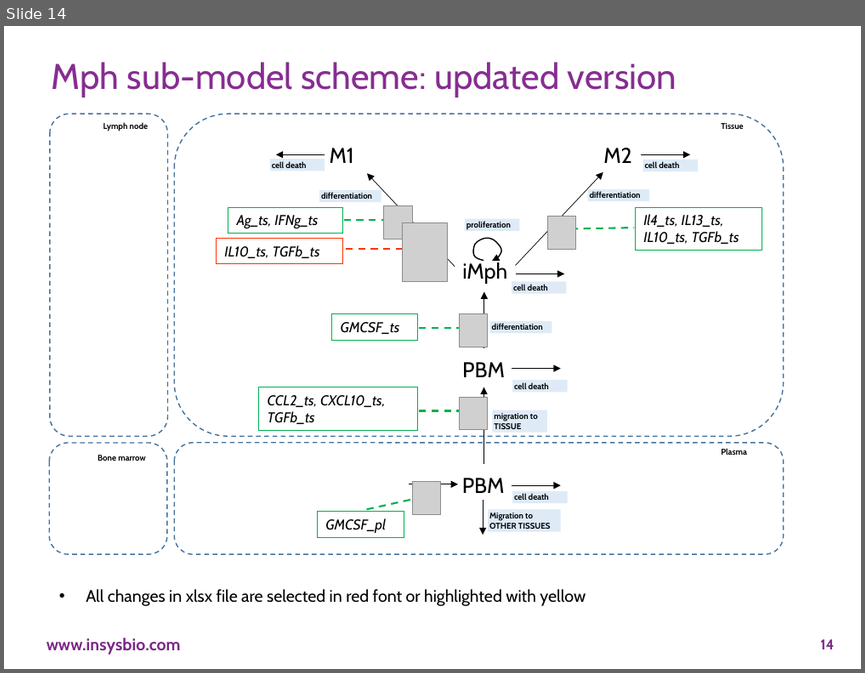
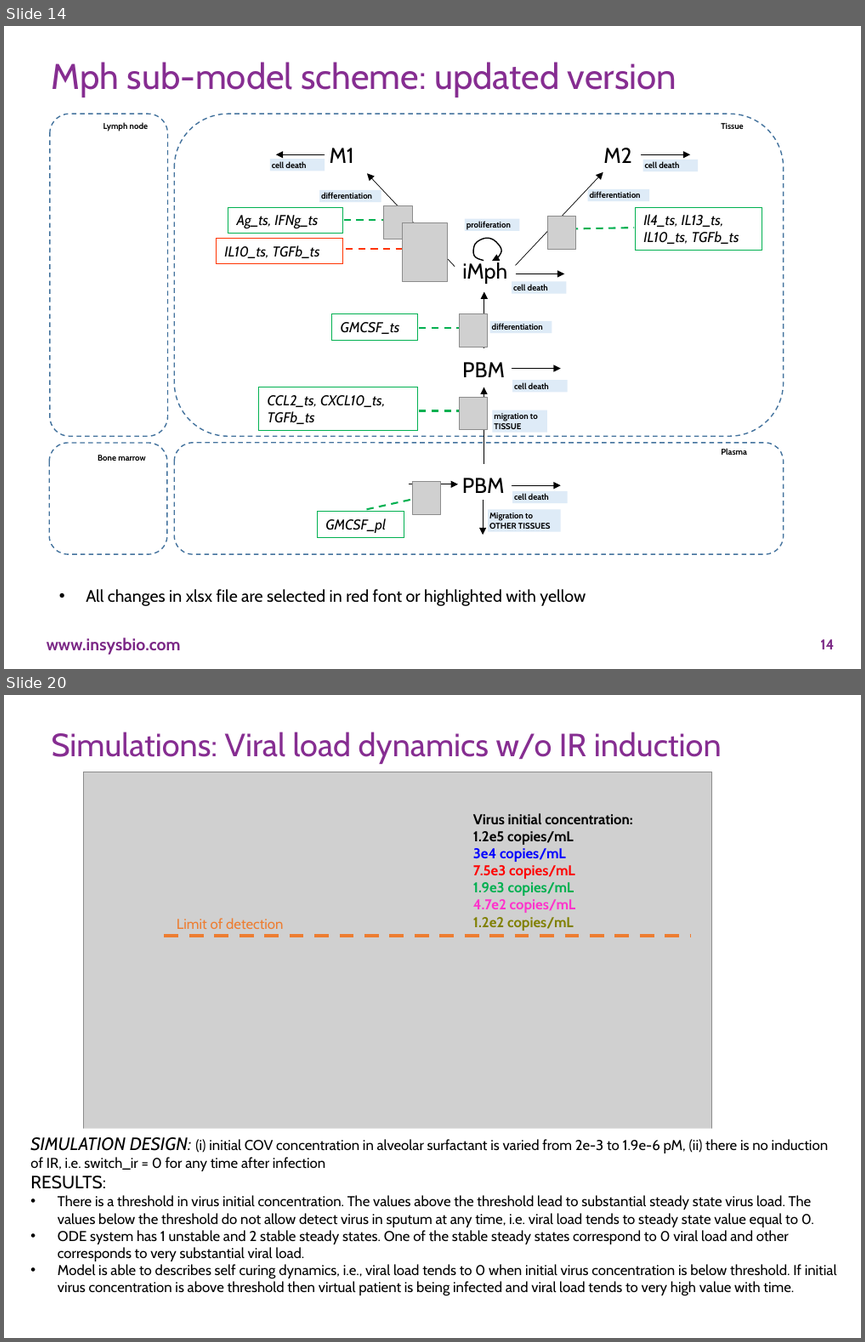
Before and after one commit to insysbio/covid19-qsp-model, a slide deck: docs/Calibration_validation_key_simulations.pptx. Shown one above the other, each under a label of ours: slide 14 before the commit, slides 14 and 20 after it; the slides between them are not shown. The pictures are 865x673 and 865x1342 pixels, drawn with LibreOffice and Linux fonts; fonts in the diff are those of the drawing; grey boxes stand for pictures; background and template pictures are left out. Boxes give left, top, right and bottom in pixels: in the first picture for what was removed or moved away, otherwise in the second. Text is boxed around its words. In the diff, an @@ line names an element or a change of style, - is before the commit and + after.

Commit message:
fitting of 3 params of VL sub-model

```diff
--- a/docs/Calibration_validation_key_simulations.pptx
+++ b/docs/Calibration_validation_key_simulations.pptx
@@ slide 20 added at (4,695,861,1338), background picture (left out); not listed: 1 template element that a slide beside it also shows @@
@@ title added at (52,732,721,764), 27 pt, text #862D91 @@
+Simulations: Viral load dynamics w/o IR induction
@@ group added at (84,772,712,1138): 2 texts, 1 picture, 1 line @@
+Limit of detection
+Virus initial concentration:
+1.2e5 copies/mL
+3e4 copies/mL
+7.5e3 copies/mL
+1.9e3 copies/mL
+4.7e2 copies/mL
+1.2e2 copies/mL
@@ rectangle added at (22,1129,849,1336), fill #FFFFFF, 12 pt, text #000000 @@
+SIMULATION DESIGN: (i) initial COV concentration in alveolar surfactant is varied from 2e-3 to 1.9e-6 pM, (ii) there is no induction of IR, i.e. switch_ir = 0 for any time after infection
+RESULTS:
+• There is a threshold in virus initial concentration. The values above the threshold lead to substantial steady state virus load. The values below the threshold do not allow detect virus in sputum at any time, i.e. viral load tends to steady state value equal to 0.
+• ODE system has 1 unstable and 2 stable steady states. One of the stable steady states correspond to 0 viral load and other corresponds to very substantial viral load.
+• Model is able to describes self curing dynamics, i.e., viral load tends to 0 when initial virus concentration is below threshold. If initial virus concentration is above threshold then virtual patient is being infected and viral load tends to very high value with time.
```
Also in this commit, not shown: 6 other slides added, 3 other files.
